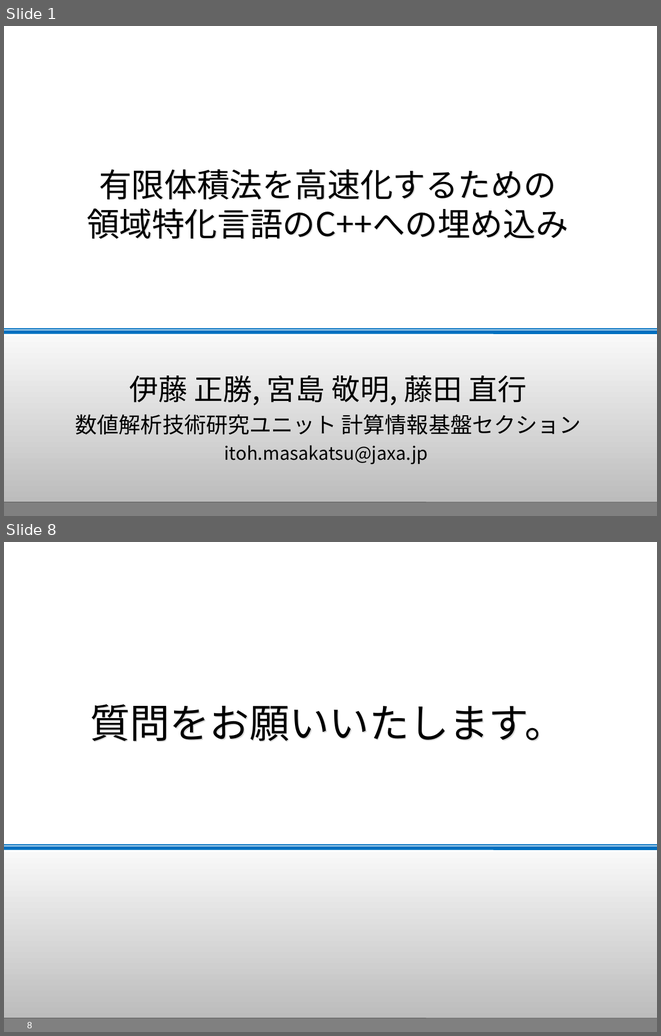
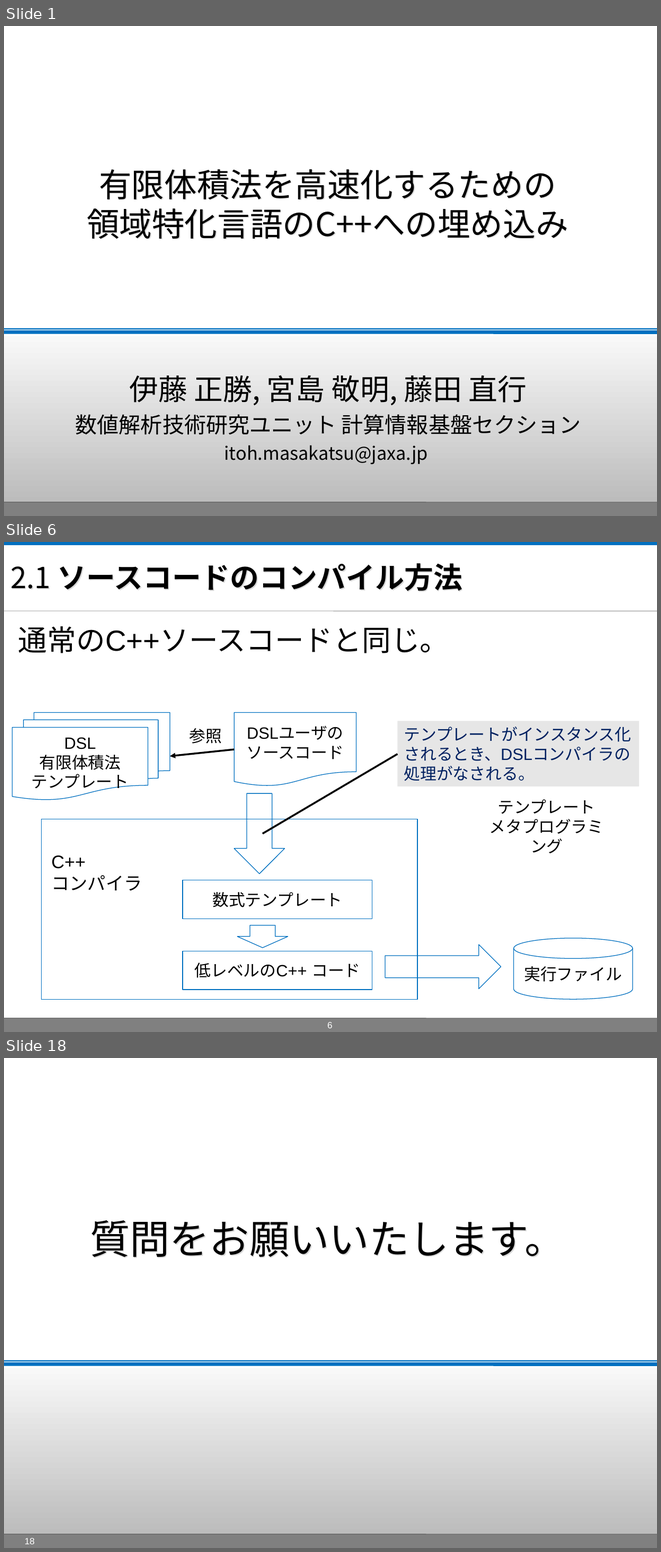
Before and after one commit to masa-ito/ProtoToPoisson, a slide deck: doc/第57回プログラミング・シンポジウム/presentationAtJaxaOn10Dec2015/ProtoFVM_PresentationAtJaxaOn10Dec2015.ppt. Shown one above the other, each under a label of ours: slides 1 and 8 before the commit, slides 1, 6 and 18 after it; the slides between them are not shown. The pictures are 661x1036 and 661x1552 pixels, drawn with LibreOffice and Linux fonts; fonts in the diff are those of the drawing; background and template pictures are left out. Boxes give left, top, right and bottom in pixels: in the first picture for what was removed or moved away, otherwise in the second. Text is boxed around its words. In the diff, an @@ line names an element or a change of style, - is before the commit and + after.

```diff
--- a/doc/第57回プログラミング・シンポジウム/presentationAtJaxaOn10Dec2015/ProtoFVM_PresentationAtJaxaOn10Dec2015.ppt
+++ b/doc/第57回プログラミング・シンポジウム/presentationAtJaxaOn10Dec2015/ProtoFVM_PresentationAtJaxaOn10Dec2015.ppt
@@ slide 6 added at [4, 542, 657, 1032], background #FFFFFF; not listed: 3 template elements that a slide beside it also shows @@
@@ rectangle added at [4, 543, 657, 545], fill #0070C0, outline #0070C0 2.01 pt @@
@@ title added at [10, 563, 462, 591], 32 pt, text #000000, bold @@
+2.1 ソースコードのコンパイル方法
@@ line added from (4, 611) to (657, 611), #808080 0.51 pt @@
@@ text added at [18, 626, 449, 653], 32 pt, text #000000 @@
+通常のC++ソースコードと同じ。
@@ flow chart multidocument added at [12, 713, 170, 800], outline #0070C0 0.74 pt, 18 pt, text #000000 @@
+DSL
+有限体積法
+テンプレート
@@ flow chart document added at [234, 713, 356, 786], outline #0070C0 0.74 pt, 18 pt, text #000000 @@
+DSLユーザの
+ソースコード
@@ text added at [190, 728, 222, 743], 18 pt, text #000000 @@
+参照
@@ rectangle added at [398, 721, 639, 786], fill #E6E6E6, 18 pt, text #002060 @@
+テンプレートがインスタンス化されるとき、DSLコンパイラの処理がなされる。
@@ arrow added from (234, 749) to (170, 756), #000000 2.01 pt @@
@@ line added from (398, 753) to (263, 833), #000000 2.01 pt @@
@@ down arrow added at [234, 793, 284, 874], outline #0070C0 0.74 pt @@
@@ text added at [489, 799, 604, 853], 18 pt, text #000000 @@
+テンプレート
+メタプログラミング
@@ rectangle added at [41, 819, 417, 999], outline #0070C0 0.74 pt @@
@@ text added at [51, 855, 142, 891], 20 pt, text #000000 @@
+C++
+コンパイラ
@@ rectangle added at [183, 880, 372, 919], outline #0070C0 0.74 pt, 18 pt, text #000000 @@
+数式テンプレート
@@ down arrow added at [237, 925, 288, 947], outline #0070C0 0.74 pt @@
@@ cylinder added at [514, 938, 633, 999], outline #0070C0 0.74 pt, 18 pt, text #000000 @@
+実行ファイル
@@ rectangle added at [183, 951, 372, 989], outline #0070C0 0.74 pt, 18 pt, text #000000 @@
+低レベルのC++ コード
@@ down arrow added at [385, 944, 501, 988], outline #0070C0 0.74 pt @@
@@ page number added at [327, 1022, 333, 1028], 10 pt, text #FFFFFF @@
+6
@@ what was slide 8 is now slide 18 @@
@@ page number at [25, 1538, 35, 1544]: text changed @@
-8
+18
```
Also in this commit, not shown: 4 slides changed, 14 other slides added, 3 slides removed.
